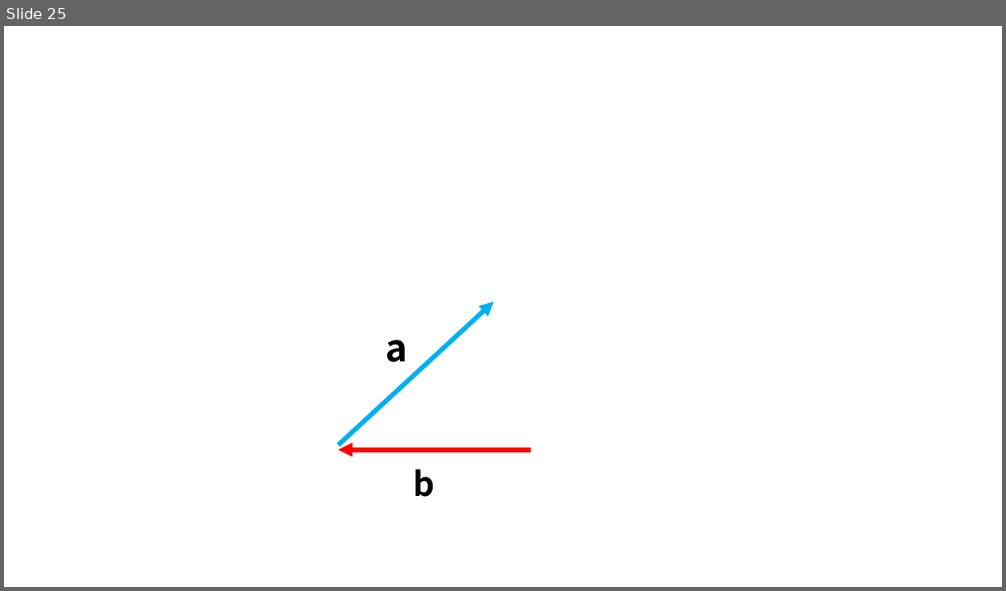
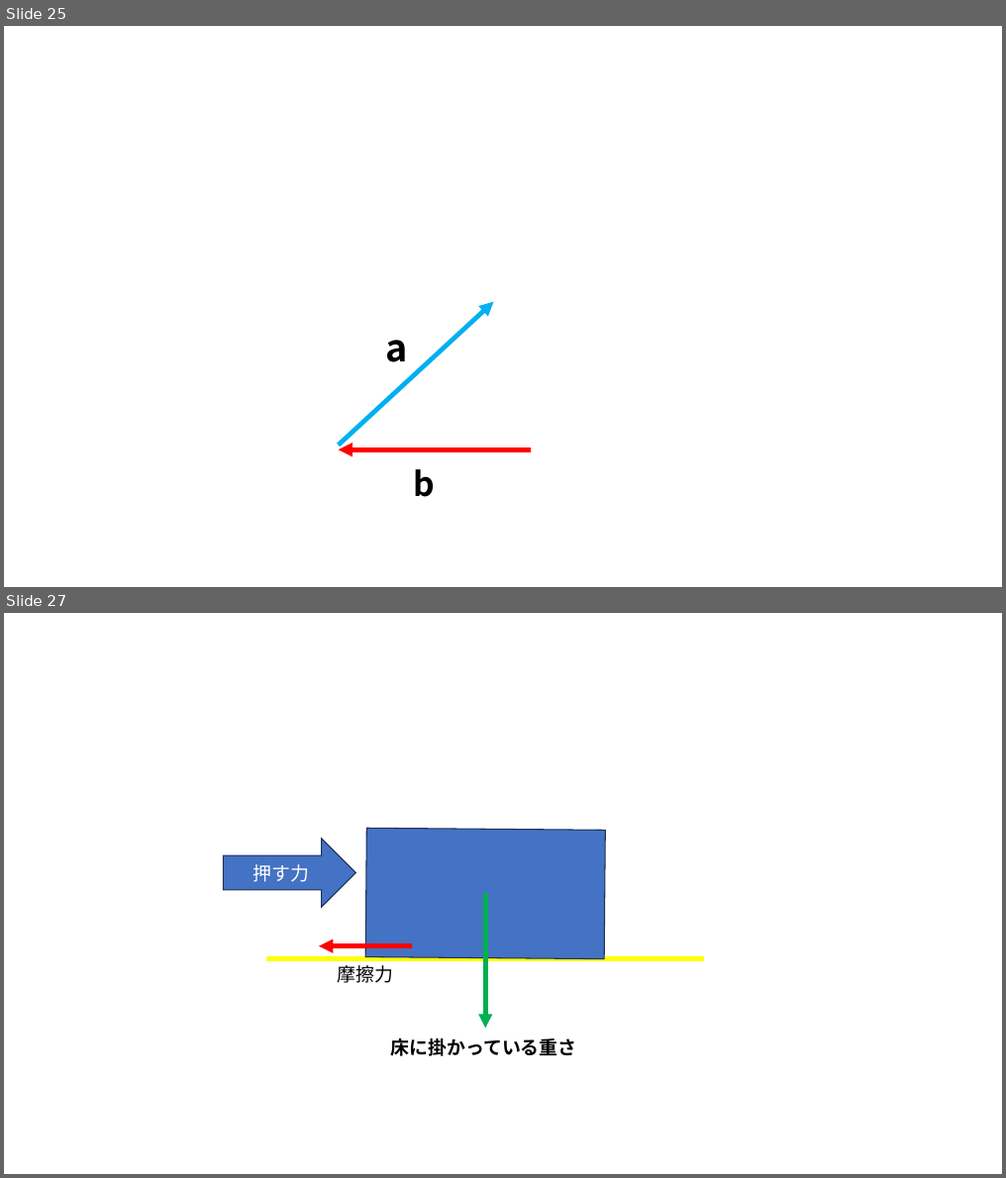
Before and after one commit to MahiroCreative/GameMath, a slide deck: 数学用図形.pptx. Shown one above the other, each under a label of ours: slide 25 before the commit, slides 25 and 27 after it; the slides between them are not shown. The pictures are 1006x591 and 1006x1178 pixels, drawn with LibreOffice and Linux fonts; fonts in the diff are those of the drawing. Boxes give left, top, right and bottom in pixels: in the first picture for what was removed or moved away, otherwise in the second. Text is boxed around its words. In the diff, an @@ line names an element or a change of style, - is before the commit and + after.

```diff
--- a/数学用図形.pptx
+++ b/数学用図形.pptx
@@ slide 27 added at <box>4,613,1002,1174</box>, background #FFFFFF @@
@@ right arrow added at <box>224,839,355,907</box>, fill #4472C4, outline #1E3256 1 pt, 18 pt, text #FFFFFF @@
+押す力
@@ rectangle added at <box>365,828,606,959</box>, fill #4472C4, outline #1E3256 1 pt @@
@@ arrow added from (485, 894) to (485, 1029), #00B050 4.5 pt @@
@@ line added from (266, 959) to (705, 959), #FFFF00 4.5 pt @@
@@ arrow added from (412, 947) to (319, 947), #FF0000 4.5 pt @@
@@ text added at <box>337,965,393,983</box>, 18 pt, text #000000 @@
+摩擦力
@@ text added at <box>391,1039,577,1057</box>, 18 pt, text #000000, bold @@
+床に掛かっている重さ
```
Also in this commit, not shown: 1 other slide added.
